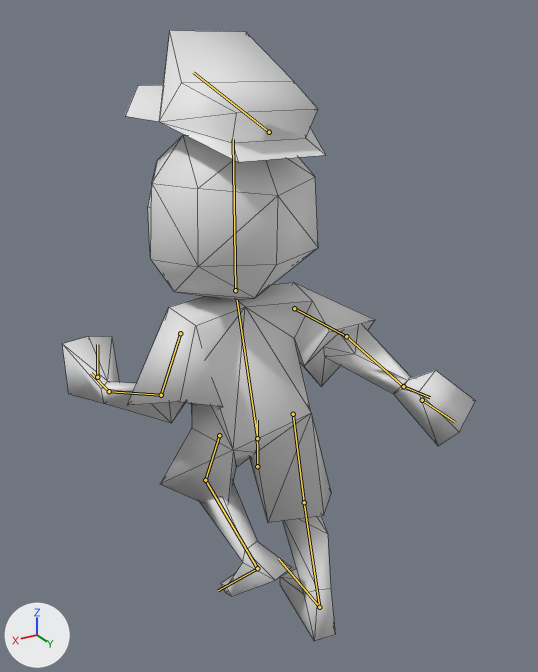
The FBX model Assets/Models/Character/character.fbx: old version first, new version second.
Before and after are seen from a camera (50 mm lens) standing at (0.978, 1.697, 1.768) and looking at (-0.053, -0.021, 0.909). The lights are fixed; the arrows at lower left show +X, +Y and +Z. Both versions are drawn at frame 23 of the action 'Armature|Walk'; the numbers are the values there. The bones that bend it are drawn over the model as lines. Mesh edges are drawn as thin lines.

The first picture shows 'Body'.
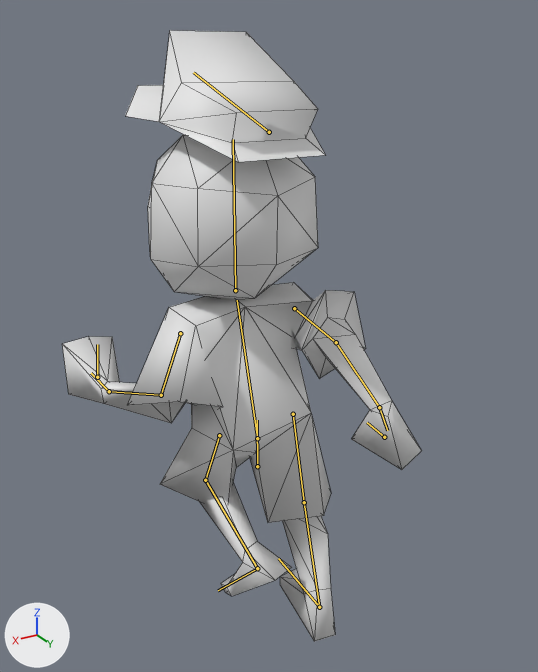
What changed in the scene script:
```text
Change bone_arm_r:
    where bone_arm_r = bpy.data.objects['Armature'].pose.bones['Arm_R']  # child of 'Spine'
    bone_arm_r.rotation_quaternion: (0.885, -0.38, -0.011, 0.27) -> (0.649, -0.213, -0.465, 0.562)  # degrees (-44, 11, 30) -> degrees (-59, -21, 94)
Change bone_forearm_r:
    where bone_forearm_r = bpy.data.objects['Armature'].pose.bones['Forearm_R']  # child of 'Arm_R'
    bone_forearm_r.rotation_quaternion: (0.999, -0.036, 0.011, 0.015) -> (0.963, 0.212, 0.073, -0.15)  # degrees (-4, 1, 2) -> degrees (23, 12, -15)
Change bone_hand_r:
    where bone_hand_r = bpy.data.objects['Armature'].pose.bones['Hand_R']  # child of 'Forearm_R'
    bone_hand_r.rotation_quaternion: (0.913, -0.293, -0.279, 0.058) -> (0.904, 0.356, 0.215, -0.1)  # degrees (-40, -28, 18) -> degrees (43, 27, -2)
```

Changed parts and their boxes (x1, y1, x2, y2) in the pictures (538 x 672 px):
'Body', posed (13% narrower)
    before: (62, 30, 475, 642)
    after: (62, 30, 421, 642)
bone 'Arm_R', root to tip
    before: (294, 308) to (346, 336)
    after: (294, 308) to (336, 342)
bone 'Forearm_R', root to tip
    before: (346, 336) to (403, 386)
    after: (336, 342) to (379, 407)
bone 'Hand_R', root to tip
    before: (403, 386) to (430, 397)
    after: (379, 407) to (387, 430)
